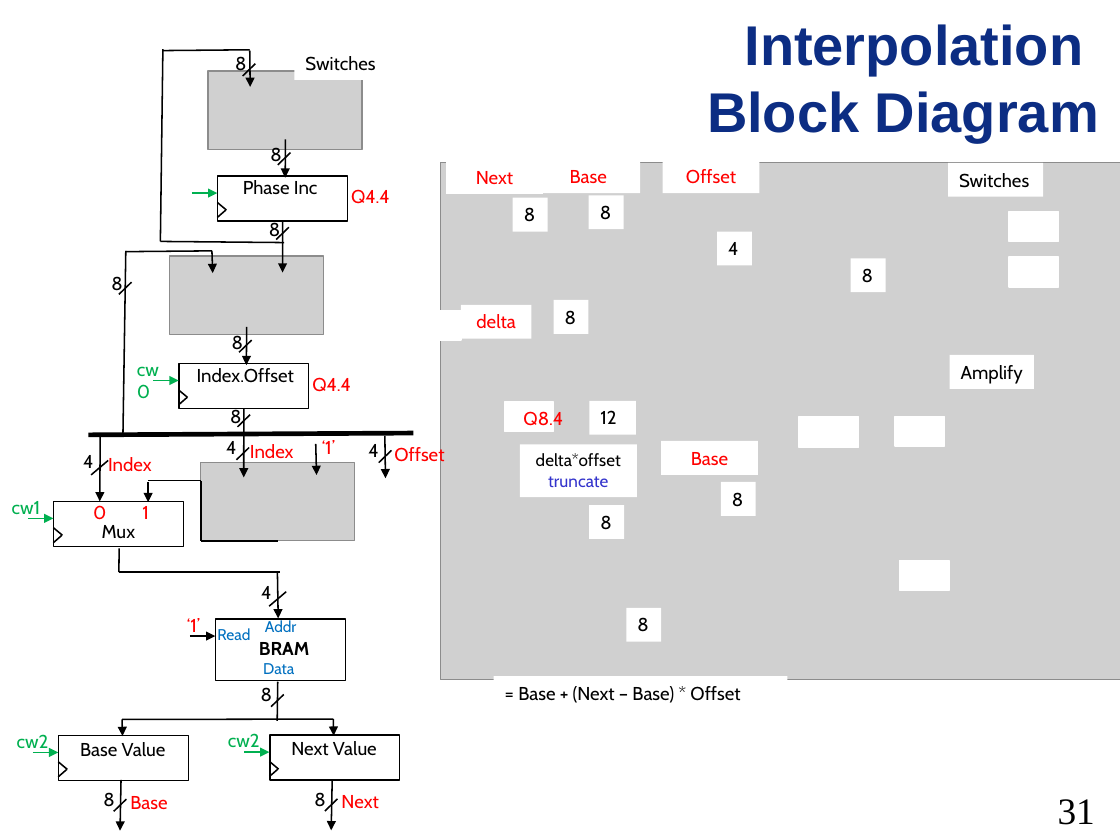
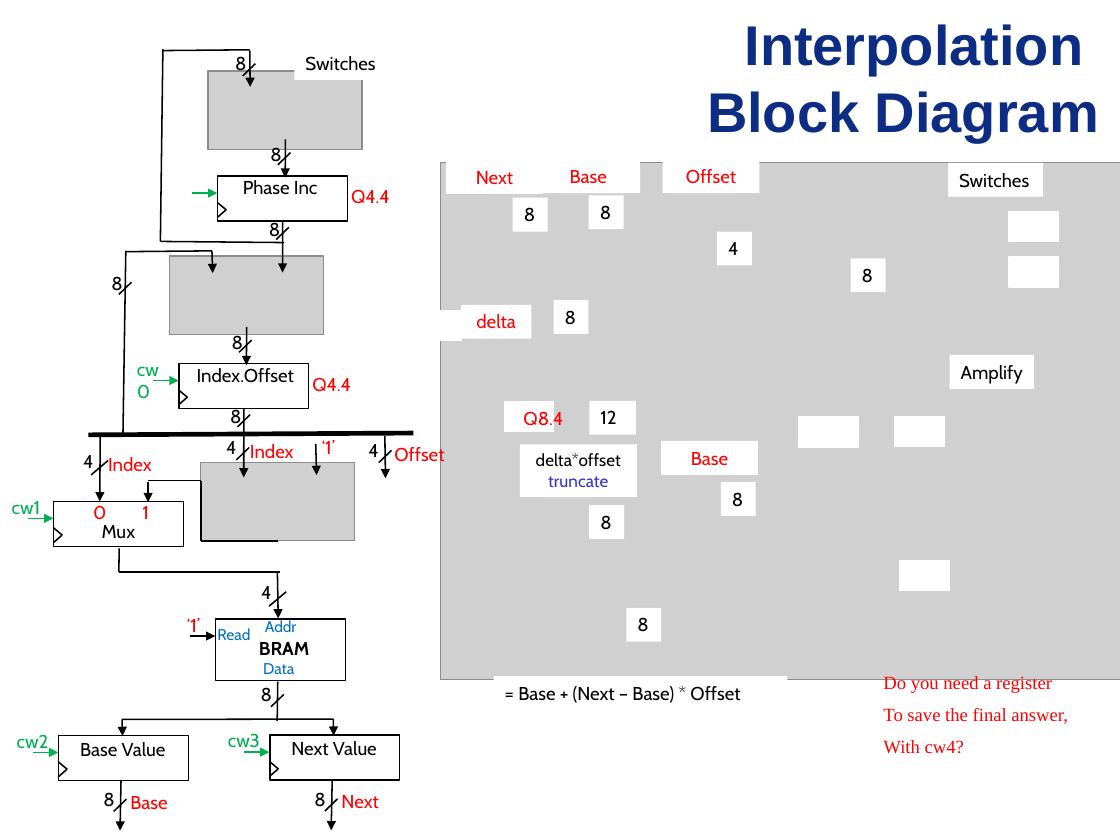
Before and after one commit to GeorgeYork/ECE383_web, a slide deck: slide 31 of lecture/slides/ECE_383_Lec24.pptx. Drawn at 1120x840 pixels with LibreOffice and Linux fonts; fonts in the diff are those of the drawing; grey boxes stand for pictures. Boxes give left, top, right and bottom in pixels: in the first picture for what was removed or moved away, otherwise in the second. Text is boxed around its words. In the diff, an @@ line names an element or a change of style, - is before the commit and + after.

```diff
--- a/lecture/slides/ECE_383_Lec24.pptx
+++ b/lecture/slides/ECE_383_Lec24.pptx
@@ text added at (883, 675, 1068, 754), 12 pt, text #FF0000 @@
+Do you need a register
+To save the final answer,
+With cw4?
@@ text at (228, 733, 260, 753): text changed @@
-cw2
+cw3
@@ page number removed at (1058, 799, 1095, 825) @@
-31
```
Also in this commit, not shown: 11 other slides changed.
